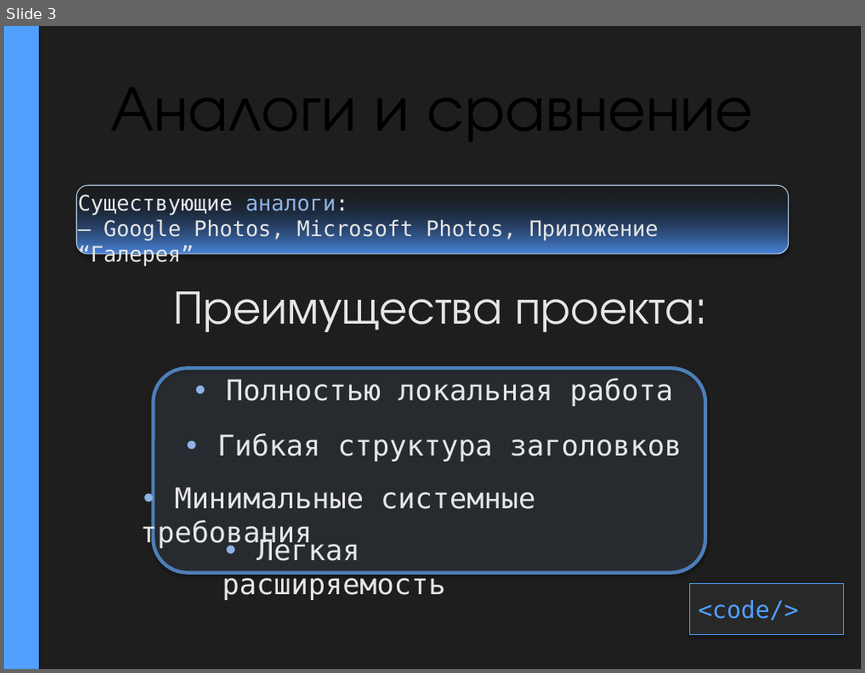
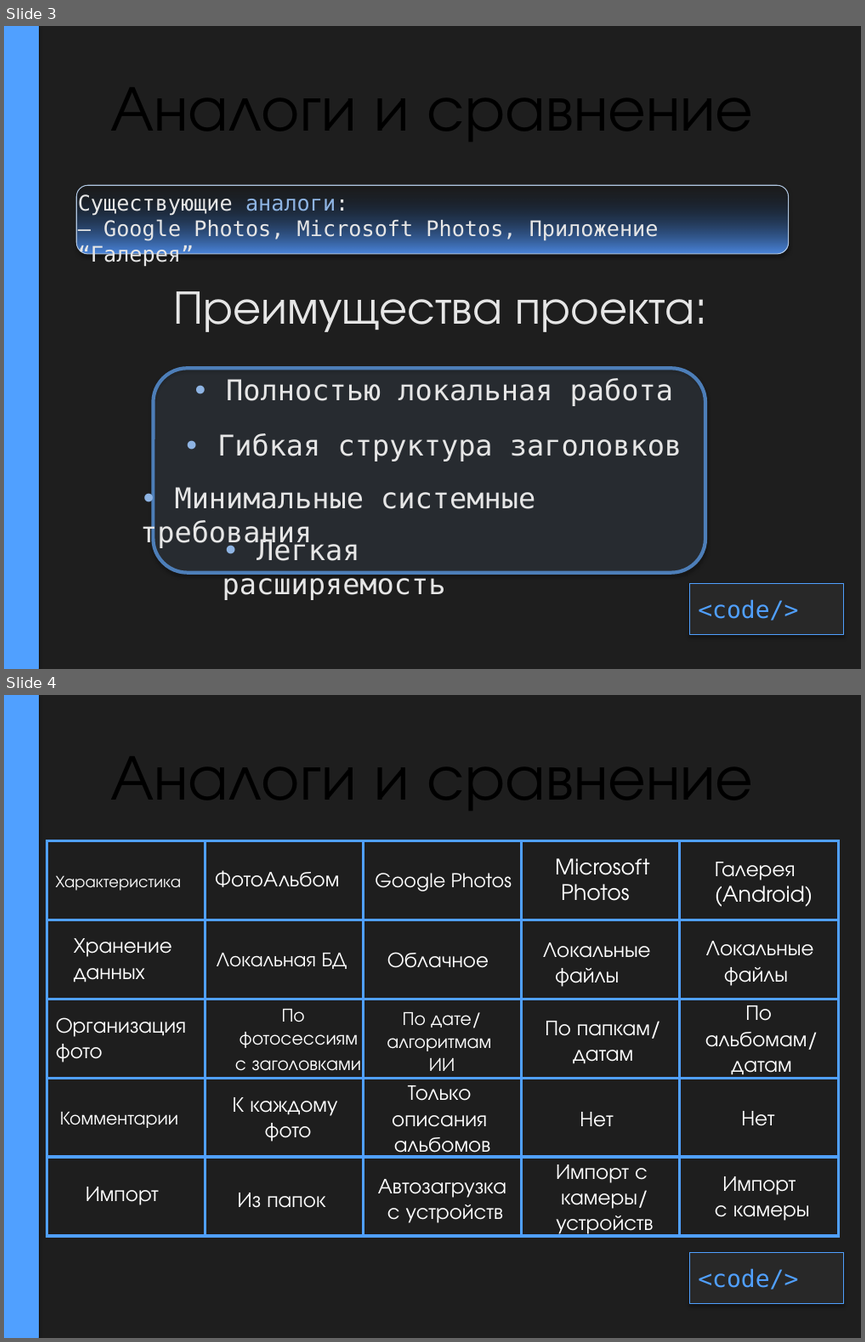
Before and after one commit to Lillylette/First_Reposi_MAI, a slide deck: PrezentationProject.odp. Shown one above the other, each under a label of ours: slide 3 before the commit, slides 3 and 4 after it. The pictures are 865x673 and 865x1342 pixels, drawn with LibreOffice and Linux fonts; fonts in the diff are those of the drawing. Boxes give left, top, right and bottom in pixels: in the first picture for what was removed or moved away, otherwise in the second. Text is boxed around its words. In the diff, an @@ line names an element or a change of style, - is before the commit and + after.

```diff
--- a/PrezentationProject.odp
+++ b/PrezentationProject.odp
@@ slide 4 added at [4,695,861,1338], background #1E1E1E @@
@@ rectangle added at [4,695,38,1338], fill #50A0FF, outline #50A0FF 0.74 pt @@
@@ table added at [46,840,836,1236], 5 rows, 5 columns @@
+ |  |  |  | 
+ |  |  |  | 
+ |  |  |  | 
+ |  |  |  | 
+ |  |  |  | 
@@ text added at [215,870,339,887], 18 pt, text #FFFFFF @@
+ФотоАльбом
@@ text added at [375,873,511,891], 16 pt, text #FFFFFF @@
+Google Photos
@@ text added at [555,858,649,901], 18 pt, text #FFFFFF @@
+Microsoft
+Photos
@@ text added at [715,862,812,907], 18 pt, text #FFFFFF @@
+Галерея
+(Android)
@@ text added at [56,875,181,891], 14 pt, text #FFFFFF @@
+Характеристика
@@ text added at [74,938,172,982], 18 pt, text #FFFFFF @@
+Хранение данных
@@ text added at [543,942,651,987], 18 pt, text #FFFFFF @@
+Локальные
+файлы
@@ text added at [706,941,814,986], 18 pt, text #FFFFFF @@
+Локальные
+файлы
@@ text added at [216,953,347,969], 17 pt, text #FFFFFF @@
+Локальная БД
@@ text added at [387,952,488,968], 18 pt, text #FFFFFF @@
+Облачное
@@ text added at [56,1017,186,1062], 18 pt, text #FFFFFF @@
+Организация фото
@@ text added at [235,1009,361,1071], 16 pt, text #FFFFFF @@
+По
+фотосессиям
+с заголовками
@@ text added at [386,1012,491,1071], 16 pt, text #FFFFFF @@
+По дате/
+алгоритмам
+ИИ
@@ text added at [545,1021,650,1064], 18 pt, text #FFFFFF @@
+По папкам/
+датам
@@ text added at [705,1005,807,1075], 18 pt, text #FFFFFF @@
+По
+альбомам/
+датам
@@ text added at [233,1097,337,1141], 18 pt, text #FFFFFF @@
+К каждому
+фото
@@ text added at [392,1085,490,1157], 18 pt, text #FFFFFF @@
+Только
+описания
+альбомов
@@ text added at [60,1111,178,1128], 16 pt, text #FFFFFF @@
+Комментарии
@@ text added at [579,1111,613,1127], 18 pt, text #FFFFFF @@
+Нет
@@ text added at [741,1111,774,1126], 18 pt, text #FFFFFF @@
+Нет
@@ text added at [378,1179,506,1223], 18 pt, text #FFFFFF @@
+Автозагрузка
+с устройств
@@ text added at [556,1164,653,1235], 18 pt, text #FFFFFF @@
+Импорт с
+камеры/
+устройств
@@ text added at [715,1176,810,1220], 18 pt, text #FFFFFF @@
+Импорт
+с камеры
@@ text added at [86,1186,159,1205], 18 pt, text #FFFFFF @@
+Импорт
@@ text added at [238,1192,325,1208], 18 pt, text #FFFFFF @@
+Из папок
@@ rectangle added at [689,1252,844,1304], fill #282828, outline #50A0FF 0.74 pt, 20 pt, text #50A0FF @@
+<code/>
```
Also in this commit, not shown: 1 slide removed.
